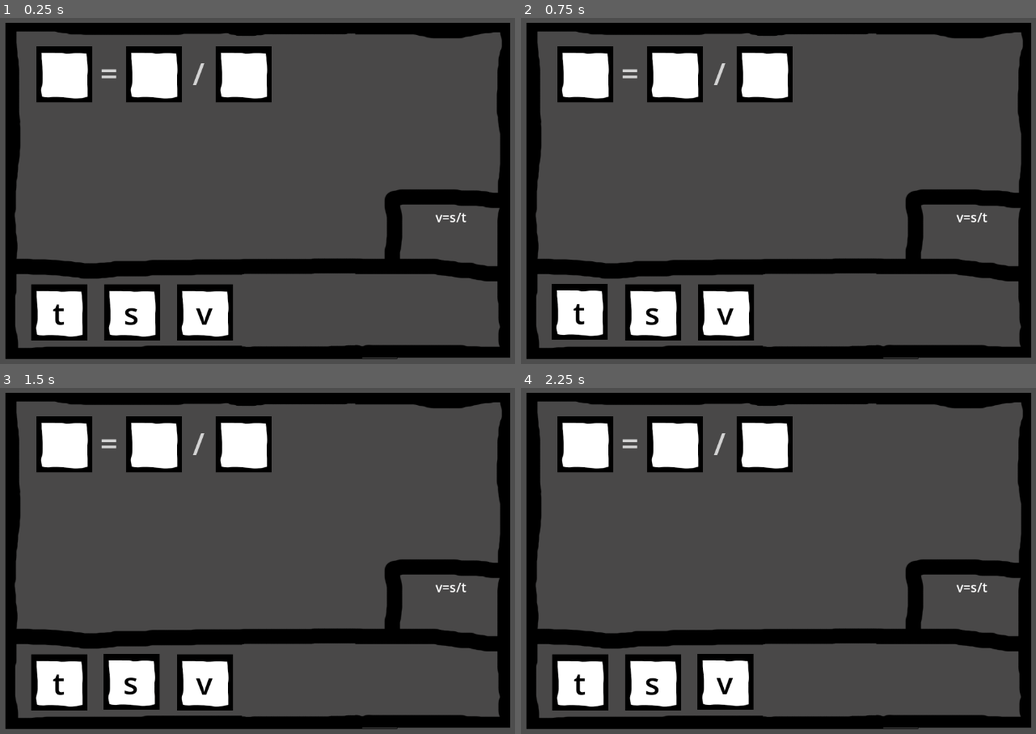
Above: before the commit, frames 1-4 (two rows, left to right).
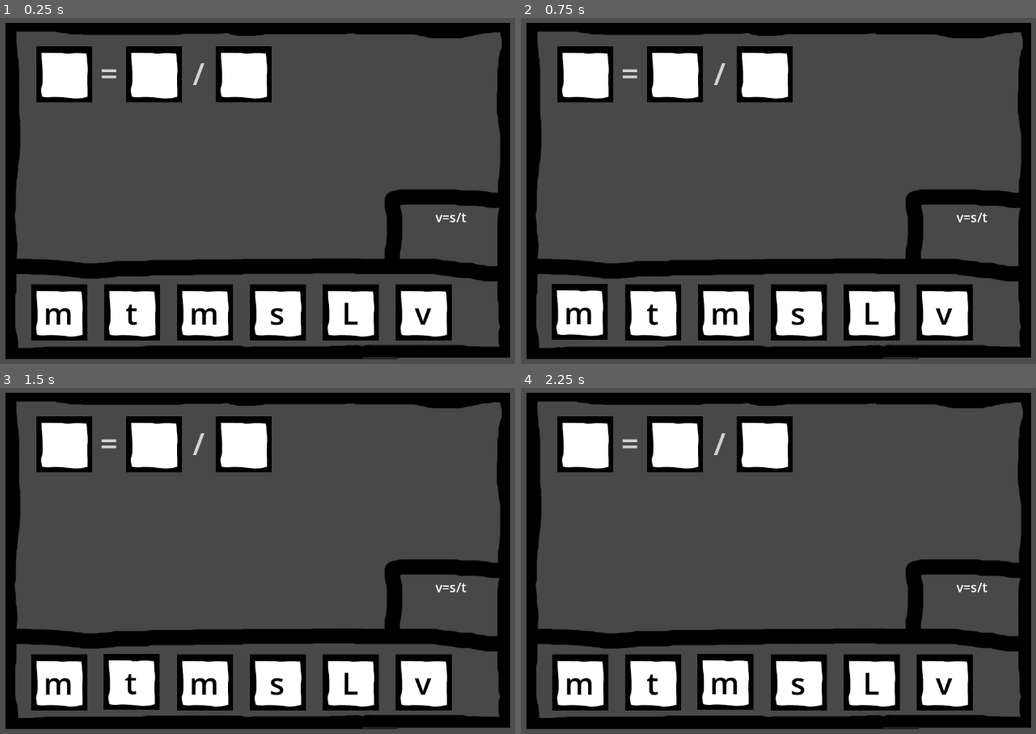
Above: after the commit, the same moments.

Repository: igorzasty2/wzimongus
Game: Godot game, scene res://scenes/mingames/fill_formulas/fill_formulas.tscn
Two runs of this game, one before a commit and one after it. Both use one fixed random seed, a clock stepped at 60 frames per second and the inputs below. This scene is started directly instead of the project's main scene.
Inputs (mouse positions are in pixels of both pictures, inside the frame that each line leads up to):
- Up to frame 1 (0.25 s): no input
- Up to frame 2 (0.75 s): tap Enter at 0.5 s; move the mouse to (577, 312) at 0.52 s; hold Right (ui_right) from 0.53 s (still down); click (577, 312) at 0.67 s
- Up to frame 3 (1.5 s): tap Space at 1.25 s; move the mouse to (133, 682) at 1.27 s; release Right (ui_right) at 1.28 s; hold Down (ui_down) from 1.28 s (still down); click (133, 682) at 1.42 s
- Up to frame 4 (2.25 s): tap Enter at 2 s; move the mouse to (727, 682) at 2.02 s; release Down (ui_down) at 2.03 s; hold Right (ui_right) from 2.03 s (still down); click (727, 682) at 2.17 s

The runs differ from the first frame. In frame 1, 5.7% of the frame differs, in the area x 8-88%, y 76-94%; in frame 2, 5.7%; in frame 3, 5.7%; in frame 4, 5.7%.

Commit message:
Added noise creation among normal letters when they are generated

Diff:
--- a/scenes/mingames/fill_formulas/fill_formulas.gd
+++ b/scenes/mingames/fill_formulas/fill_formulas.gd
@@ -53,29 +53,42 @@
 	for l in letters:
 		if moving != null && moving.placed == false:
 			var correct_space = _get_correct_space(moving.id, spaces)
-			# Umieszcza literę w pustym polu jeżeli litera zostanie "upuszczona"
-			# nad odpowiednim polem
-			if correct_space.correct_area.has_point(moving.position):
-				if !mouse_clicked:
-					moving.position = correct_space.position
-					moving.placed = true
-					# Po umieszczeniu litery na odpowiednim polu pole to jest
-					# usuwane aby niemożliwym było umieszczenie tam kolejnej
-					# litery
-					correct_space.queue_free()
-					point += 1
+			if correct_space != null:
+				# Umieszcza literę w pustym polu jeżeli litera zostanie "upuszczona"
+				# nad odpowiednim polem
+				if correct_space.correct_area.has_point(moving.position):
+					if !mouse_clicked:
+						moving.position = correct_space.position
+						moving.placed = true
+						# Po umieszczeniu litery na odpowiednim polu pole to jest
+						# usuwane aby niemożliwym było umieszczenie tam kolejnej
+						# litery
+						correct_space.queue_free()
+						point += 1
+				elif (
+						(l != moving || !mouse_clicked)
+						&& !l.placed
+						&& l.position != l.original_position
+					):
+					# Przywraca do originalnej pozycji pole które jest na nieprawidłowym
+					# miejscu, nie jest to poruszane obecnie pole lub myszka nie jest wciśnięta,
+					# i nie jest na oryginalniej pozycji
+					l.return_to_orig_pos()
 			elif (
-					(l != moving || !mouse_clicked)
-					&& !l.placed
-					&& l.position != l.original_position
-				):
-				# Przywraca do originalnej pozycji pole które jest na nieprawidłowym
-				# miejscu, nie jest to poruszane obecnie pole lub myszka nie jest wciśnięta,
-				# i nie jest na oryginalniej pozycji
-				l.return_to_orig_pos()
+						(l != moving || !mouse_clicked)
+						&& !l.placed
+						&& l.position != l.original_position
+					):
+					# Przywraca do originalnej pozycji pole które nie posiada
+					# odpowiadającego pustego pola
+					l.return_to_orig_pos()
 	if point == wanted_points && times_generated != how_many_formulas:
 		wanted_points = 0
 		point = 0
+		# Deletes old noise letters
+		for i in letters:
+			if i.placed != true:
+				i.queue_free()
 		_random_generate()
 	if point == wanted_points && times_generated == how_many_formulas:
 		if !finished:
@@ -98,18 +111,50 @@
 		var rand = randi_range(0, number_of_letters-1) * 2
 		if !sequence.has(rand):
 			sequence.append(rand)
+	sequence = _add_noise(sequence)
 	for i in range(sequence.size()):
 		var Letter = preload("assets/subscenes/letter.tscn").instantiate()
+		# Random char between 'A' and 'z' that will be used as noise if this
+		# place in sequence is meant to be used as noise
+		var rand_letter = char(randi_range(65, 122))
 		# Przesunięcie w osi x pozycji wygenerowanych pól z literami
 		const SHIFT = Vector2(130, 0)
 		Letter.position = $FirstLetter.position + i * SHIFT
 		inner_text = Letter.get_node("./LetterInBox")
 		inner_text.text = "[center][font_size={55}][color=black]"
-		inner_text.text += formula[int(sequence[i])]
+		if(sequence[i] == 20):
+			inner_text.text += rand_letter
+		else:
+			inner_text.text += formula[int(sequence[i])]
 		inner_text.text += "[/color][/font_size][/center]"
 		Letter.original_position = Letter.position
-		Letter.id = formula[int(sequence[i])]
+		if(sequence[i] == 20):
+			Letter.id = rand_letter
+		else:
+			Letter.id = formula[int(sequence[i])]
 		add_child(Letter)
+
+
+# Adds additional places to sequence used later to create additional 'noise' for
+# the player
+func _add_noise(sequence:Array):
+	var count_of_noise = 6 - sequence.size()
+	var noise_indexes = []
+	while noise_indexes.size() < count_of_noise:
+		var rand = randi_range(0, sequence.size()+count_of_noise-1)
+		if !noise_indexes.has(rand):
+			noise_indexes.append(rand)
+	var new_sequence = []
+	for i in range(sequence.size()+count_of_noise):
+		new_sequence.append(-1)
+	for i in range(noise_indexes.size()):
+		new_sequence[noise_indexes[i]] = 20
+	for i in range(sequence.size()):
+		var j = 0
+		while new_sequence[j] != -1:
+			j += 1
+		new_sequence[j] = sequence[i]
+	return new_sequence
 
 
 # Funkcja generująca puste pola na litery oraz tekst przedstawiający uzupełnione
